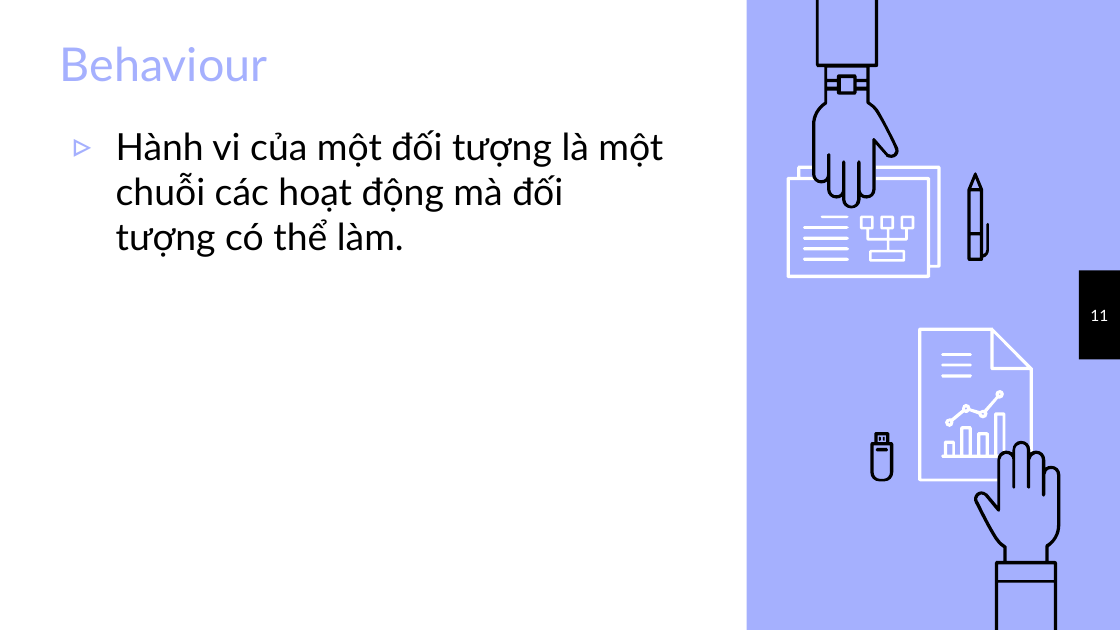
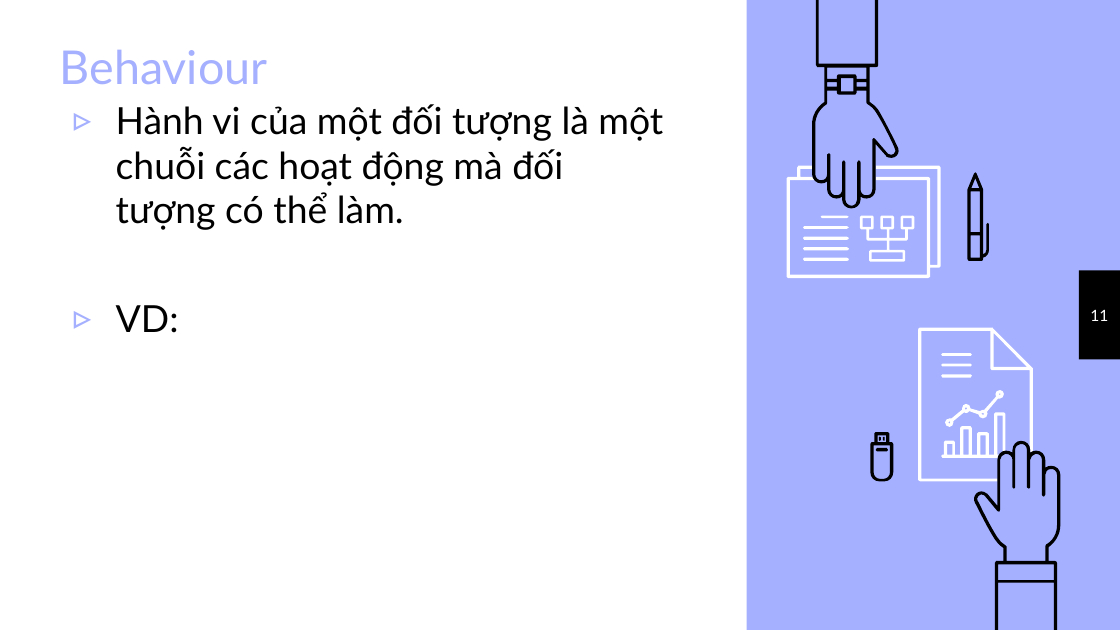
Before and after one commit to VoLeKhanhDuy/XDPM_HDT, a slide deck: slide 11 of chuong 4.pptx. Drawn at 1120x630 pixels with LibreOffice and Linux fonts; fonts in the diff are those of the drawing. Boxes give left, top, right and bottom in pixels: in the first picture for what was removed or moved away, otherwise in the second. Text is boxed around its words. In the diff, an @@ line names an element or a change of style, - is before the commit and + after.

```diff
--- a/chuong 4.pptx
+++ b/chuong 4.pptx
@@ text "Hành vi của một đối ...": place and size @@
-text "Hành vi của một đối ..." at [116,130,663,257]
+text "Hành vi của một đối ..." at [116,104,663,333]
@@ text at [116,305,179,333]: paragraph added @@
+▹ VD:
```
Also in this commit, not shown: 5 other slides changed, 3 slides added, 2 other files.
